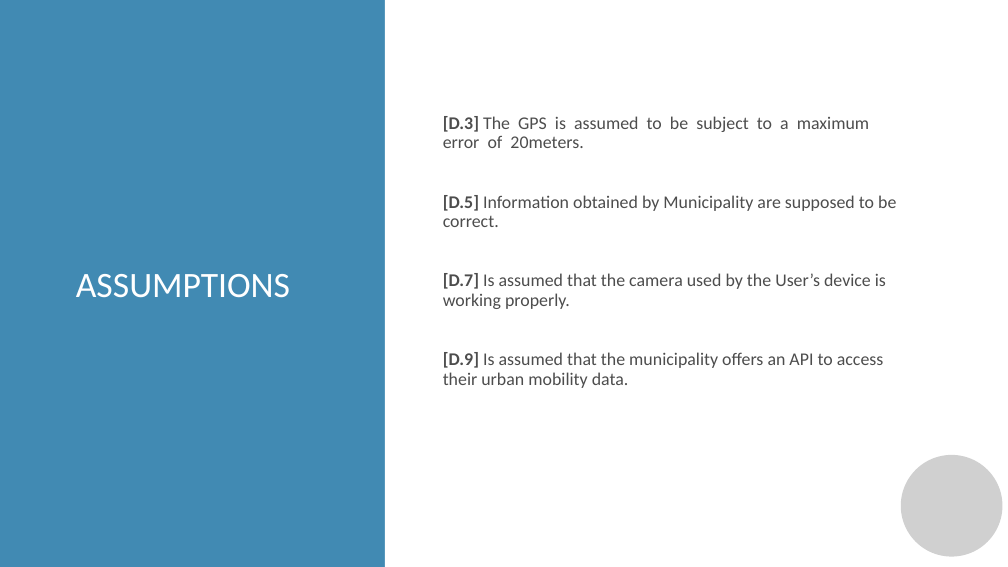
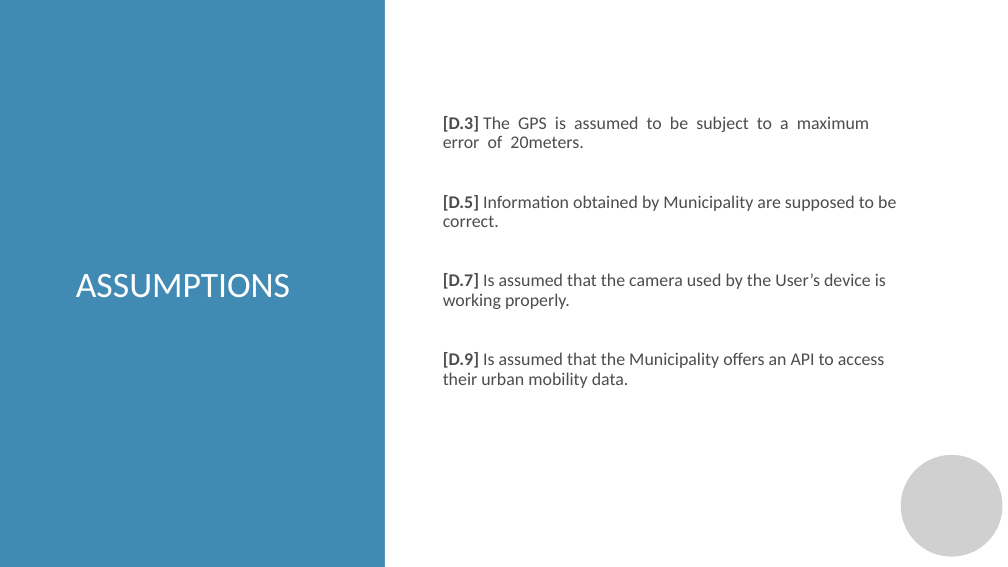
Before and after one commit to manuelsalamino/SoftwareEngineering2-Project, a slide deck: slide 7 of Presentazione standard3.pptx. Drawn at 1008x567 pixels with LibreOffice and Linux fonts; fonts in the diff are those of the drawing; grey boxes stand for pictures; background and template pictures are left out. Boxes give left, top, right and bottom in pixels: in the first picture for what was removed or moved away, otherwise in the second. Text is boxed around its words. In the diff, an @@ line names an element or a change of style, - is before the commit and + after.

```diff
--- a/Presentazione standard3.pptx
+++ b/Presentazione standard3.pptx
@@ text at [443,352,885,388]: text changed @@
-[D.9] Is assumed that the municipality offers an API to access their urban mobility data.
+[D.9] Is assumed that the Municipality offers an API to access their urban mobility data.
```
Also in this commit, not shown: 4 other slides changed, 4 slides added, 1 slide removed.
